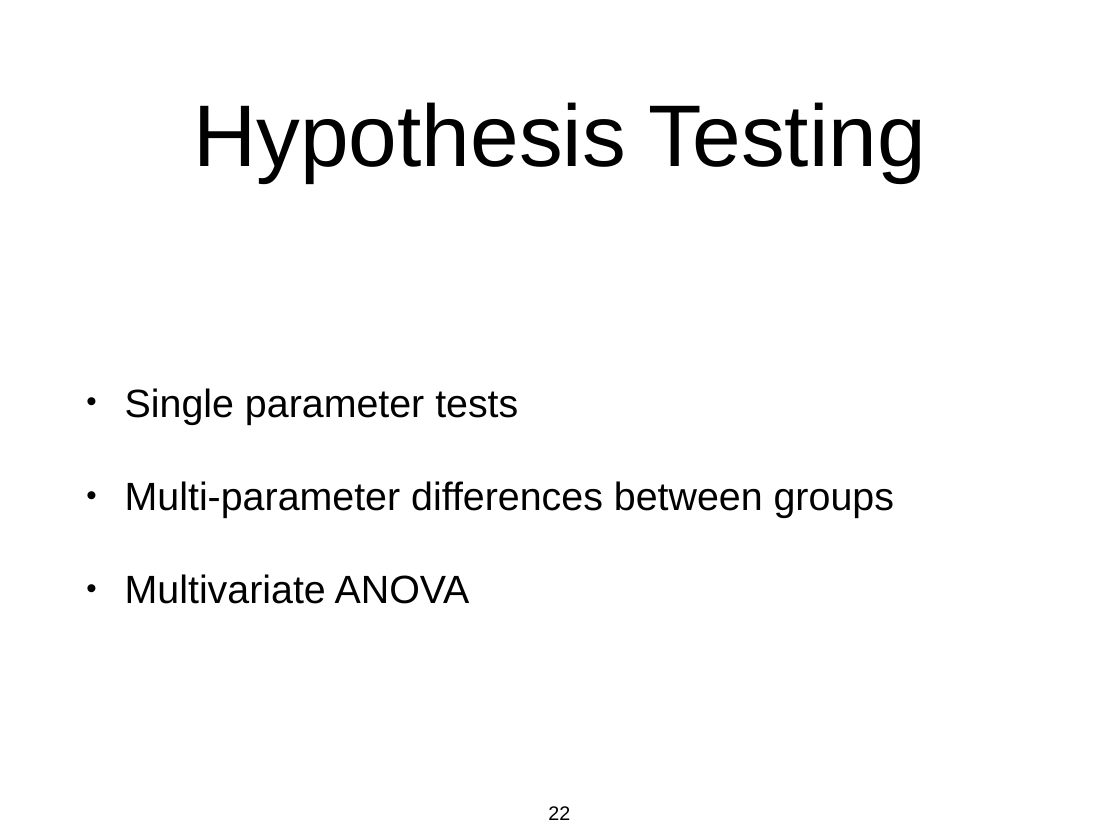
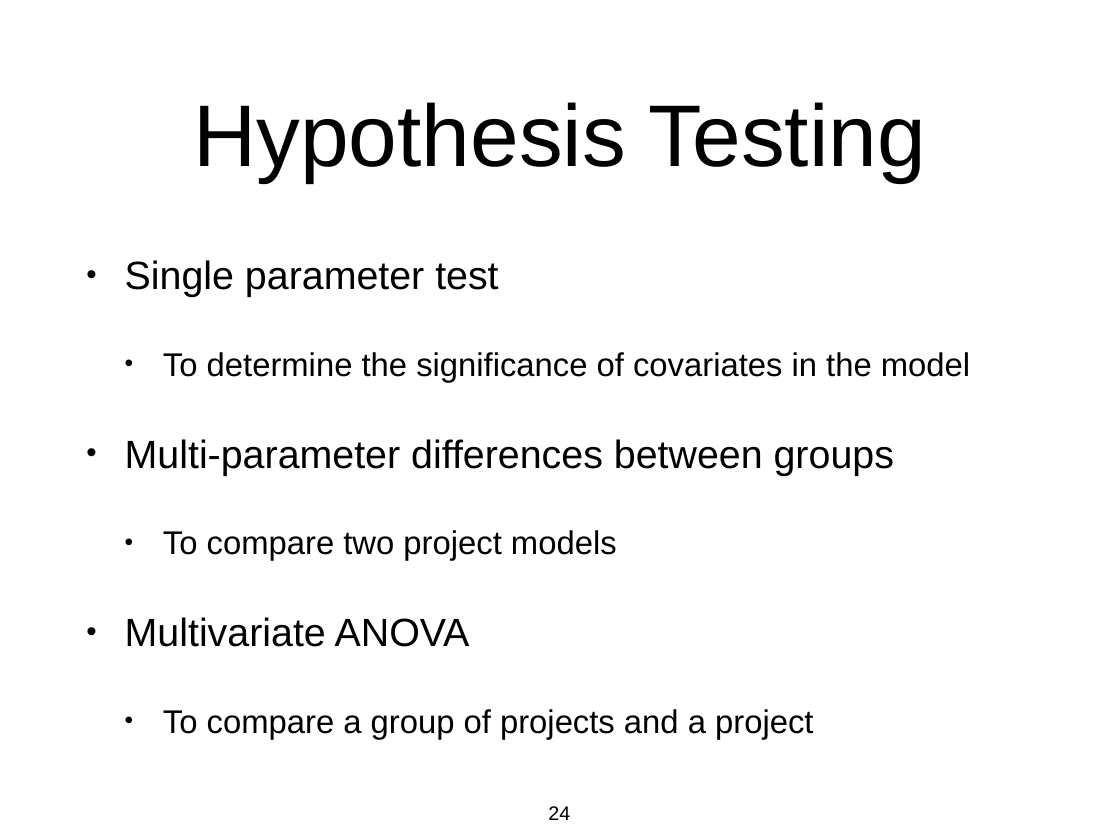
Before and after one commit to azarbakht/prelim, a slide deck: slide 24 of slides/prelim_presentation.pptx (slide 22 before the commit). Drawn at 1120x840 pixels with LibreOffice and Linux fonts; fonts in the diff are those of the drawing. Boxes give left, top, right and bottom in pixels: in the first picture for what was removed or moved away, otherwise in the second. Text is boxed around its words. In the diff, an @@ line names an element or a change of style, - is before the commit and + after.

```diff
--- a/slides/prelim_presentation.pptx
+++ b/slides/prelim_presentation.pptx
@@ text at (125, 260, 970, 382): text changed; size 36 to 30 pt @@
-• Single parameter tests
+• Single parameter test
+  • To determine the significance of covariates in the model
@@ text at (163, 530, 617, 561): paragraph added @@
+  • To compare two project models
@@ text at (163, 709, 813, 739): paragraph added @@
+  • To compare a group of projects and a project
@@ page number at (548, 806, 570, 820): text changed @@
-22
+24
```
Also in this commit, not shown: 15 other slides changed, 5 slides added, 2 slides removed, 2 other files.
